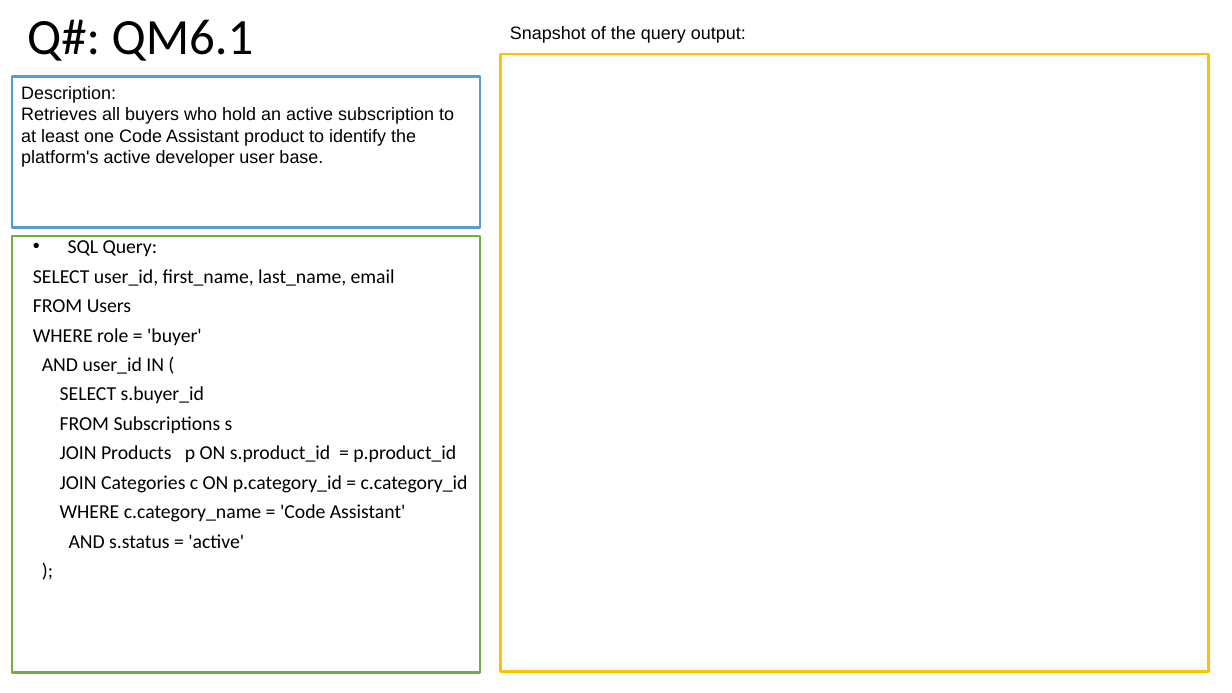
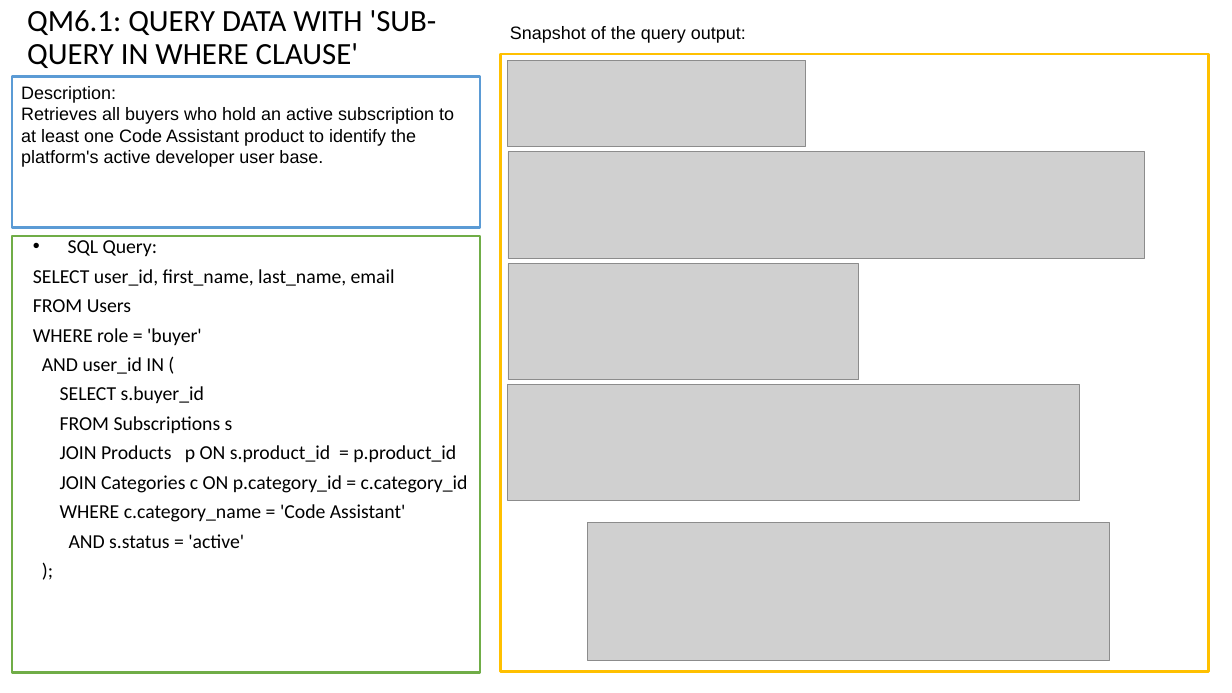
Before and after one commit to adamrodi/CMPS4390, a slide deck: slide 17 of Docs/PA2.pptx. Drawn at 1232x693 pixels with LibreOffice and Linux fonts; fonts in the diff are those of the drawing; grey boxes stand for pictures. Boxes give left, top, right and bottom in pixels: in the first picture for what was removed or moved away, otherwise in the second. Text is boxed around its words. In the diff, an @@ line names an element or a change of style, - is before the commit and + after.

```diff
--- a/Docs/PA2.pptx
+++ b/Docs/PA2.pptx
@@ title at box(27, 10, 437, 68): text changed; size 39.6 to 24 pt @@
-Q#: QM6.1
+QM6.1: QUERY DATA WITH 'SUB-QUERY IN WHERE CLAUSE'
@@ picture added at box(508, 60, 807, 146) @@
@@ picture added at box(508, 152, 1145, 258) @@
@@ picture added at box(508, 264, 860, 380) @@
@@ picture added at box(508, 385, 1080, 501) @@
@@ picture added at box(588, 522, 1110, 661) @@
```
Also in this commit, not shown: 18 other slides changed, 7 slides added, 3 other files.
